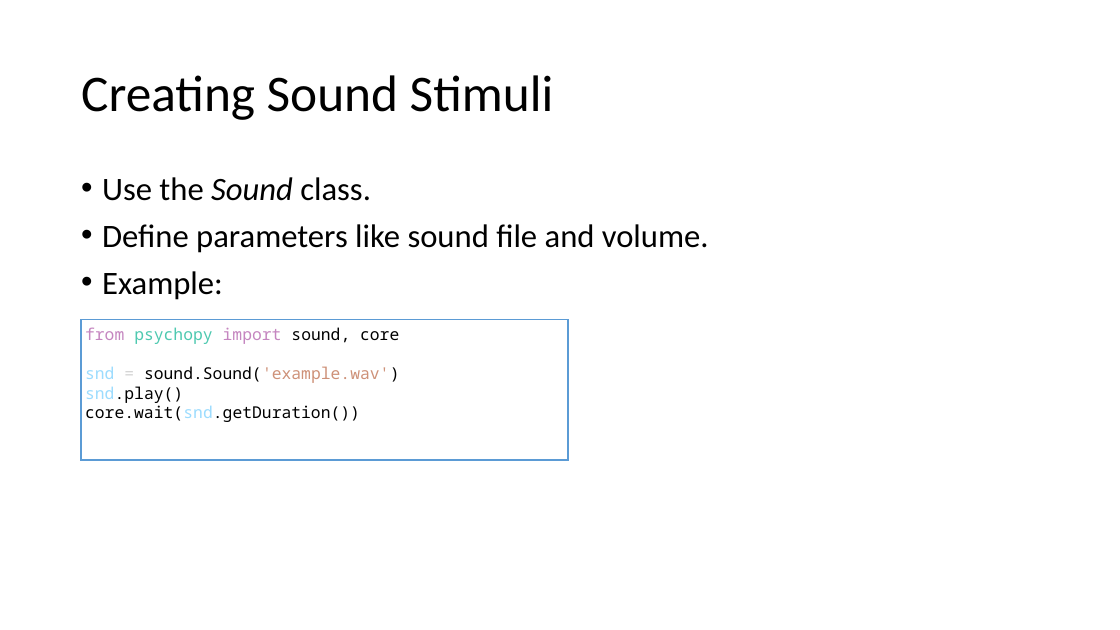
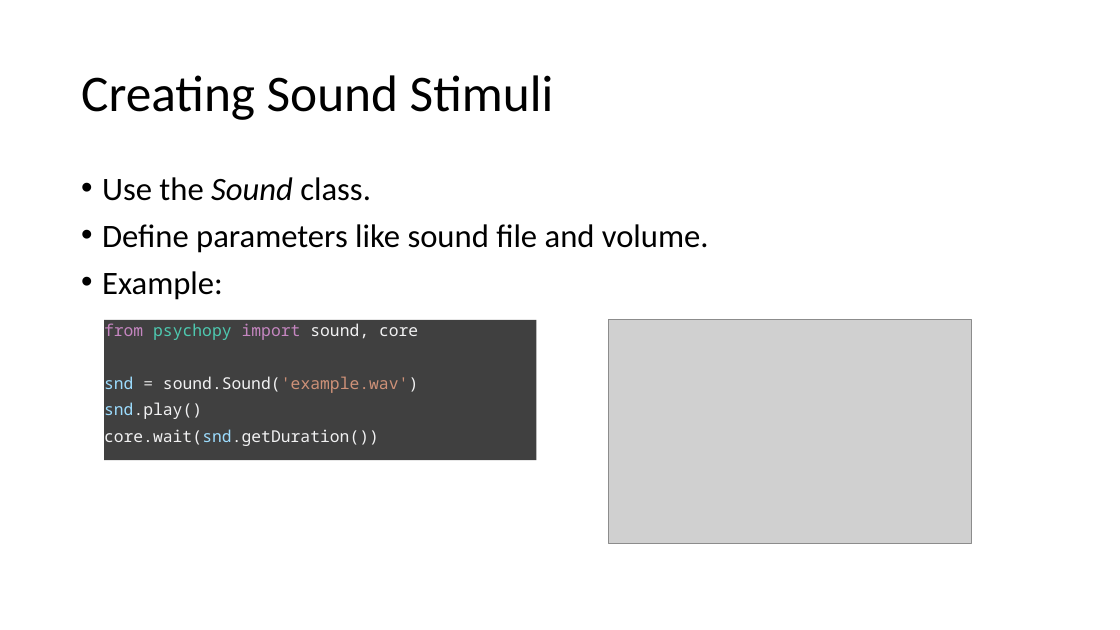
Before and after one commit to caggursoy/PsychoPy-Intro-Course, a slide deck: slide 10 of intro-psychopy/part2.pptx. Drawn at 1120x630 pixels with LibreOffice and Linux fonts; fonts in the diff are those of the drawing; grey boxes stand for pictures. Boxes give left, top, right and bottom in pixels: in the first picture for what was removed or moved away, otherwise in the second. Text is boxed around its words. In the diff, an @@ line names an element or a change of style, - is before the commit and + after.

```diff
--- a/intro-psychopy/part2.pptx
+++ b/intro-psychopy/part2.pptx
@@ rectangle "from psychopy import sound, core": place and size @@
-rectangle "from psychopy import sound, core" at (81,320,568,460)
+rectangle "from psychopy import sound, core" at (104,320,537,460)
@@ rectangle "from psychopy import sound, core" at (104,320,537,460): text colour #000000 to #F1F1F2 in "sound, core", "sound.Sound('example.wav')", "snd.play()", "core.wait(snd.getDuration())"; more space between paragraphs; fill #FFFFFF to #404040; outline #5B9BD5 1 pt to none @@
@@ picture added at (608,320,971,544) @@
```
Also in this commit, not shown: 8 other slides changed.
